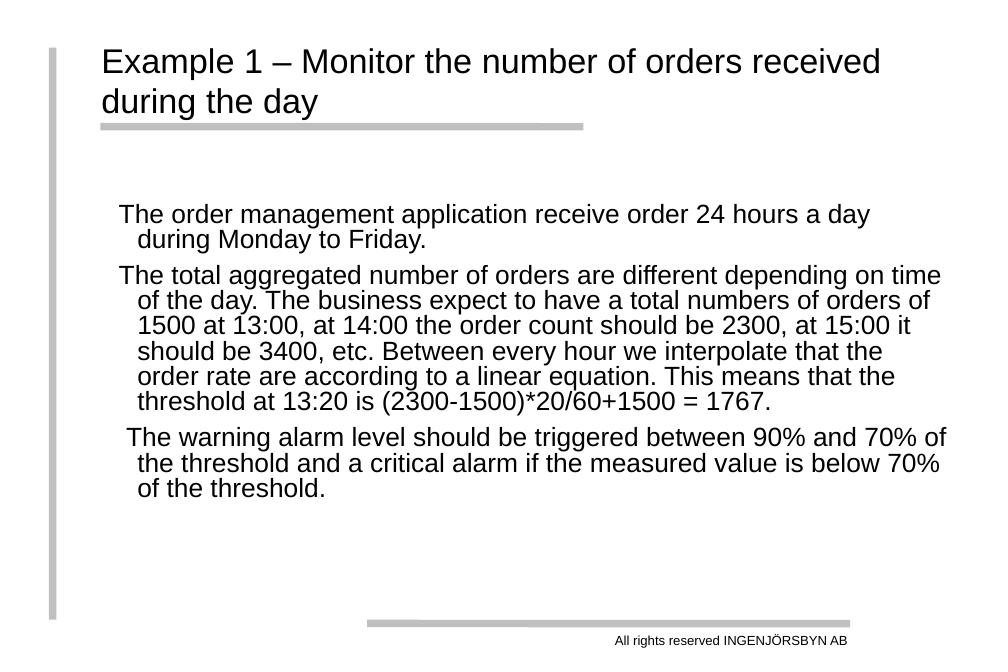
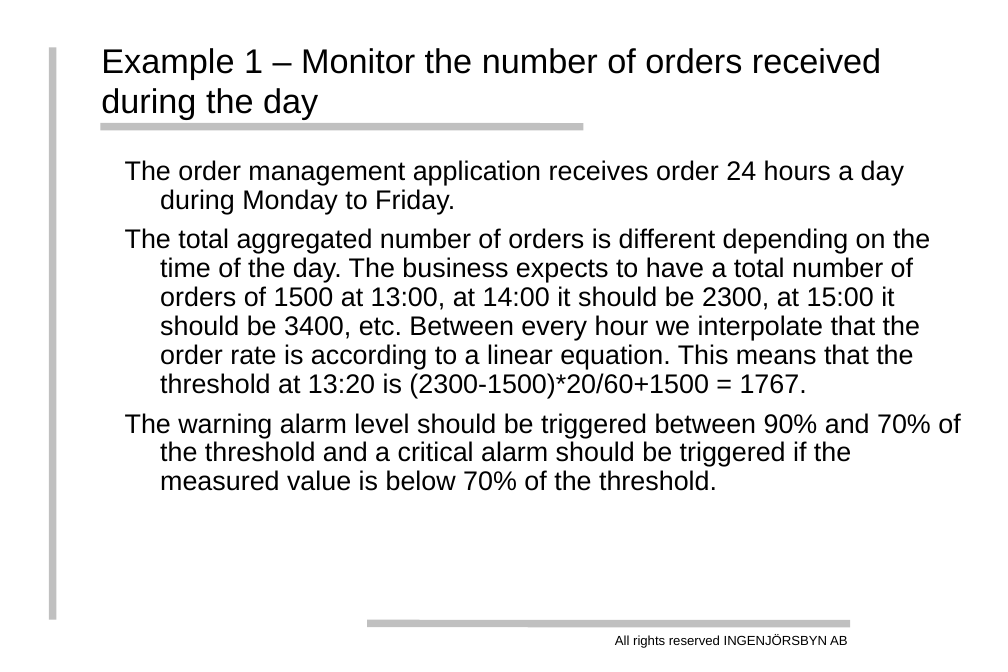
Before and after one commit to thenodon/bischeck, a slide deck: slide 8 of doc/bischeck.ppt. Drawn at 1008x672 pixels with LibreOffice and Linux fonts; fonts in the diff are those of the drawing; background and template pictures are left out. Boxes give left, top, right and bottom in pixels: in the first picture for what was removed or moved away, otherwise in the second. Text is boxed around its words. In the diff, an @@ line names an element or a change of style, - is before the commit and + after.

```diff
--- a/doc/bischeck.ppt
+++ b/doc/bischeck.ppt
@@ text at [125, 160, 960, 491]: text changed; size 20 to 20.4 pt @@
-The order management application receive order 24 hours a day during Monday to Friday.
-The total aggregated number of orders are different depending on time of the day. The business expect to have a total numbers of orders of 1500 at 13:00, at 14:00 the order count should be 2300, at 15:00 it should be 3400, etc. Between every hour we interpolate that the order rate are according to a linear equation. This means that the threshold at 13:20 is (2300-1500)*20/60+1500 = 1767.
-The warning alarm level should be triggered between 90% and 70% of the threshold and a critical alarm if the measured value is below 70% of the threshold.
+The order management application receives order 24 hours a day during Monday to Friday.
+The total aggregated number of orders is different depending on the time of the day. The business expects to have a total number of orders of 1500 at 13:00, at 14:00 it should be 2300, at 15:00 it should be 3400, etc. Between every hour we interpolate that the order rate is according to a linear equation. This means that the threshold at 13:20 is (2300-1500)*20/60+1500 = 1767.
+The warning alarm level should be triggered between 90% and 70% of the threshold and a critical alarm should be triggered if the measured value is below 70% of the threshold.
```
Also in this commit, not shown: 20 other slides changed, 1 slide added, 1 slide removed, 1 other file.
